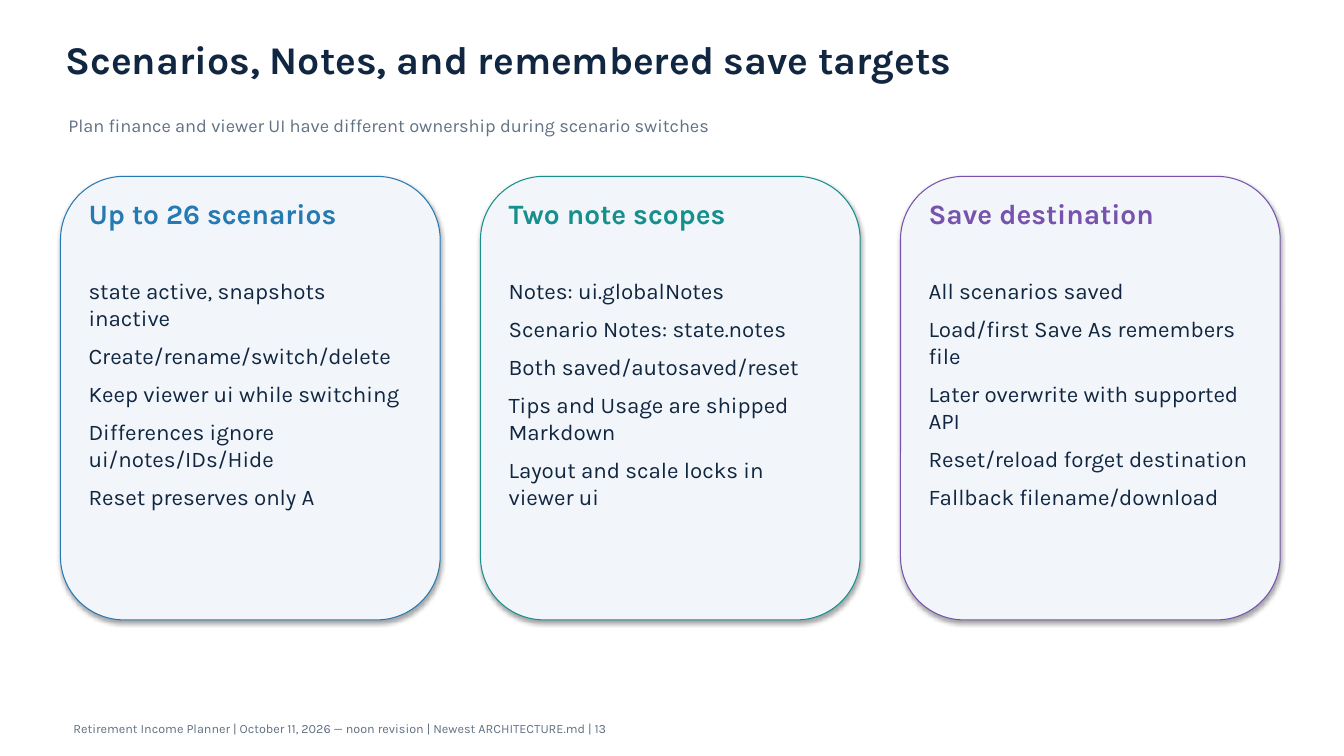
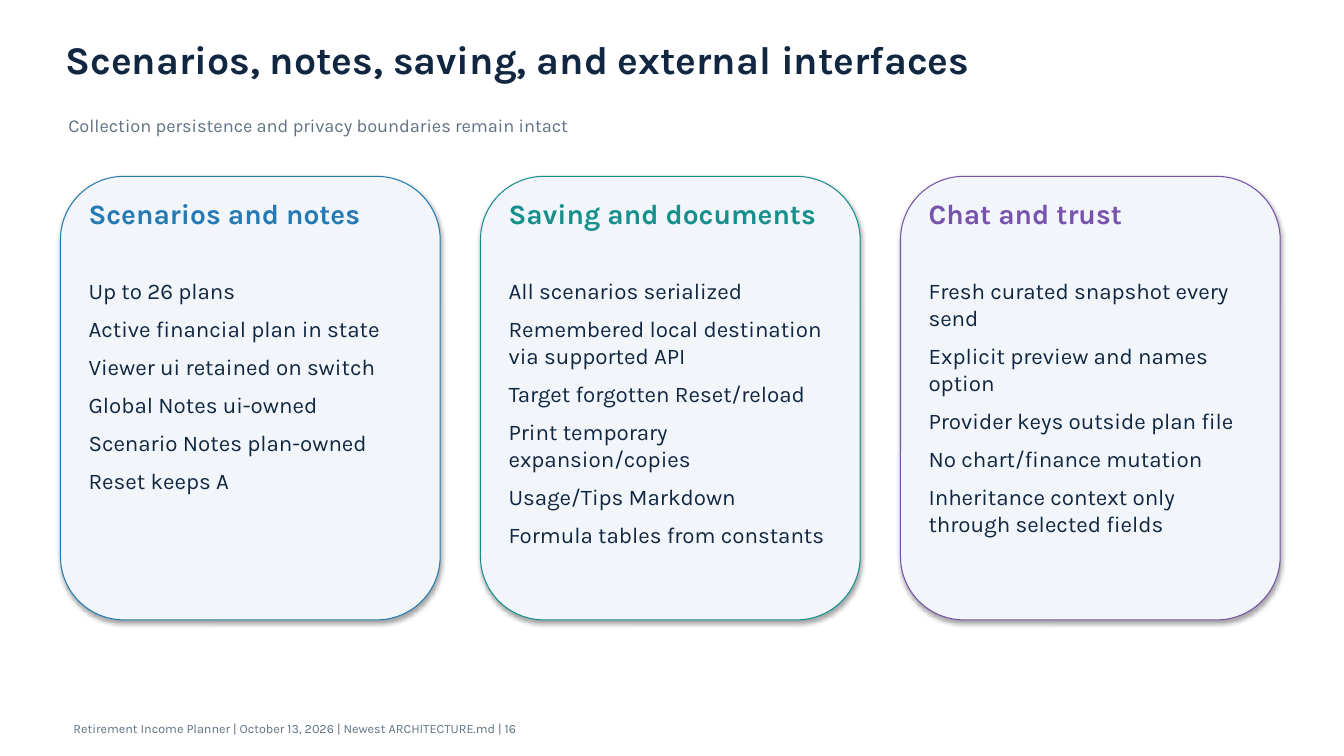
Before and after one commit to howardc64/retirefin, a slide deck: slide 16 of docs/retirement_income_planner_architecture.pptx (slide 13 before the commit). Drawn at 1344x756 pixels with LibreOffice and Linux fonts; fonts in the diff are those of the drawing. Boxes give left, top, right and bottom in pixels: in the first picture for what was removed or moved away, otherwise in the second. Text is boxed around its words. In the diff, an @@ line names an element or a change of style, - is before the commit and + after.

```diff
--- a/docs/retirement_income_planner_architecture.pptx
+++ b/docs/retirement_income_planner_architecture.pptx
@@ text at (x1=65, y1=46, x2=969, y2=84): text changed @@
-Scenarios, Notes, and remembered save targets
+Scenarios, notes, saving, and external interfaces
@@ text at (x1=68, y1=119, x2=568, y2=137): text changed @@
-Plan finance and viewer UI have different ownership during scenario switches
+Collection persistence and privacy boundaries remain intact
@@ text at (x1=89, y1=204, x2=360, y2=225): text changed @@
-Up to 26 scenarios
+Scenarios and notes
@@ text at (x1=509, y1=204, x2=816, y2=231): text changed @@
-Two note scopes
+Saving and documents
@@ text at (x1=929, y1=205, x2=1121, y2=225): text changed @@
-Save destination
+Chat and trust
@@ text at (x1=89, y1=283, x2=379, y2=495): text changed @@
-state active, snapshots inactive
-Create/rename/switch/delete
-Keep viewer ui while switching
-Differences ignore ui/notes/IDs/Hide
-Reset preserves only A
+Up to 26 plans
+Active financial plan in state
+Viewer ui retained on switch
+Global Notes ui-owned
+Scenario Notes plan-owned
+Reset keeps A
@@ text at (x1=509, y1=283, x2=824, y2=544): text changed @@
-Notes: ui.globalNotes
-Scenario Notes: state.notes
-Both saved/autosaved/reset
-Tips and Usage are shipped Markdown
-Layout and scale locks in viewer ui
+All scenarios serialized
+Remembered local destination via supported API
+Target forgotten Reset/reload
+Print temporary expansion/copies
+Usage/Tips Markdown
+Formula tables from constants
@@ text at (x1=929, y1=283, x2=1233, y2=538): text changed @@
-All scenarios saved
-Load/first Save As remembers file
-Later overwrite with supported API
-Reset/reload forget destination
-Fallback filename/download
+Fresh curated snapshot every send
+Explicit preview and names option
+Provider keys outside plan file
+No chart/finance mutation
+Inheritance context only through selected fields
@@ text at (x1=73, y1=724, x2=516, y2=734): text changed @@
-Retirement Income Planner | October 11, 2026 — noon revision | Newest ARCHITECTURE.md | 13
+Retirement Income Planner | October 13, 2026 | Newest ARCHITECTURE.md | 16
```
Also in this commit, not shown: 6 other slides changed, 10 slides added, 8 slides removed, 16 other files.
